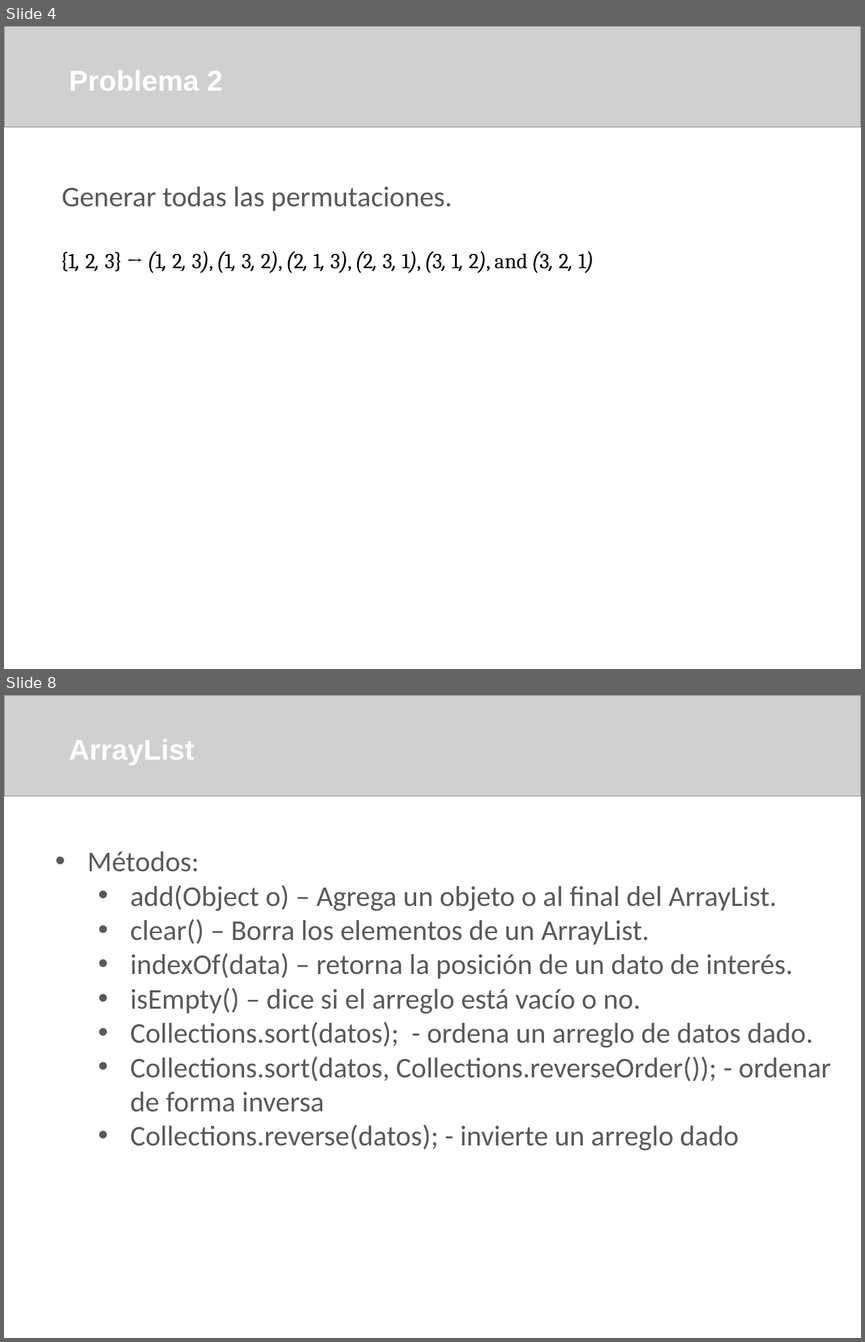
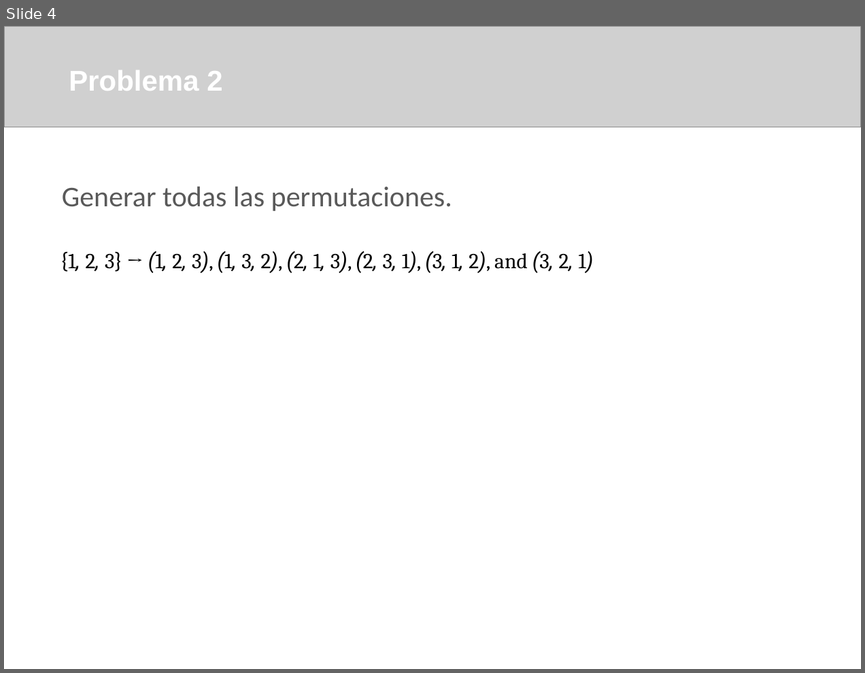
Before and after one commit to arleserp/competitiveProgramming, a slide deck: bitmasks subsets and permutations/Bitmasks.pptx. Shown one above the other, each under a label of ours: slides 4 and 8 before the commit, slide 4 after it; the slides between them are not shown. The pictures are 865x1342 and 865x673 pixels, drawn with LibreOffice and Linux fonts; fonts in the diff are those of the drawing; grey boxes stand for pictures; background and template pictures are left out. Boxes give left, top, right and bottom in pixels: in the first picture for what was removed or moved away, otherwise in the second. Text is boxed around its words. In the diff, an @@ line names an element or a change of style, - is before the commit and + after.

```diff
--- a/bitmasks subsets and permutations/Bitmasks.pptx
+++ b/bitmasks subsets and permutations/Bitmasks.pptx
@@ slide 8 removed at box(4, 695, 861, 1338), background picture (left out) @@
@@ picture removed at box(4, 695, 861, 796) @@
@@ text removed at box(69, 739, 194, 765) @@
-ArrayList
@@ text removed at box(88, 851, 831, 1150) @@
-  • Métodos:
-    • add(Object o) – Agrega un objeto o al final del ArrayList.
-    • clear() – Borra los elementos de un ArrayList.
-    • indexOf(data) – retorna la posición de un dato de interés.
-    • isEmpty() – dice si el arreglo está vacío o no.
-    • Collections.sort(datos); - ordena un arreglo de datos dado.
-    • Collections.sort(datos, Collections.reverseOrder()); - ordenar de forma inversa
-    • Collections.reverse(datos); - invierte un arreglo dado
```
Also in this commit, not shown: 1 slide changed, 4 slides added, 15 other slides removed, 9 other files.
